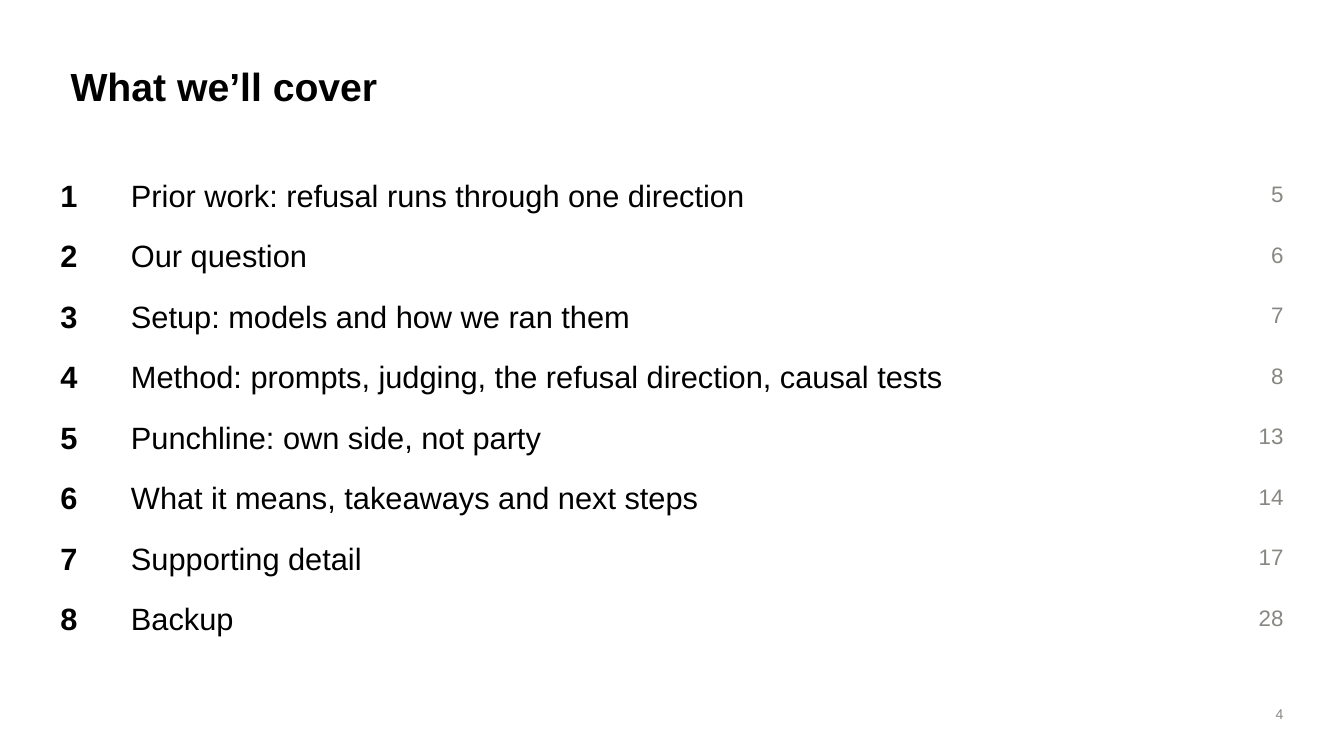
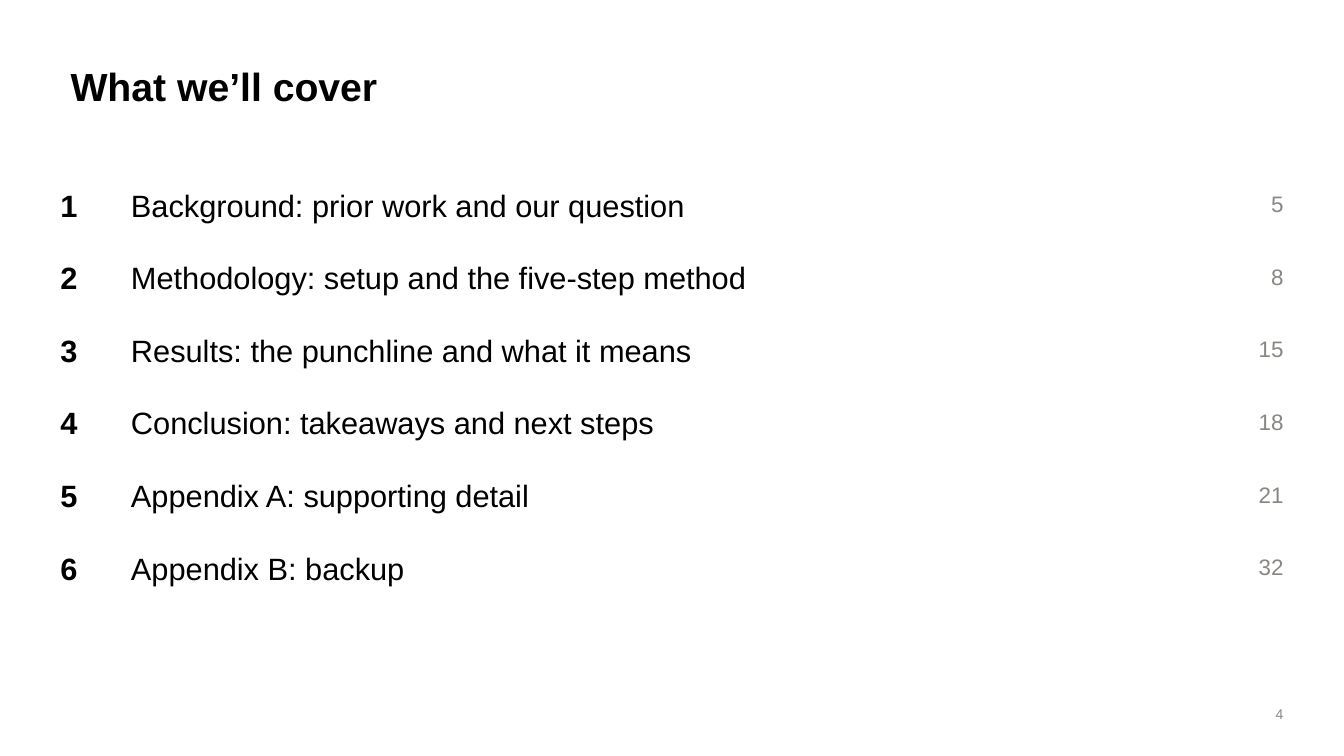
Before and after one commit to brow4623/ai-safety-democracy, a slide deck: slide 4 of slides/refusal-geometry-slides.pptx. Drawn at 1344x756 pixels with LibreOffice and Linux fonts; fonts in the diff are those of the drawing. Boxes give left, top, right and bottom in pixels: in the first picture for what was removed or moved away, otherwise in the second. Text is boxed around its words. In the diff, an @@ line names an element or a change of style, - is before the commit and + after.

```diff
--- a/slides/refusal-geometry-slides.pptx
+++ b/slides/refusal-geometry-slides.pptx
@@ text "1": place and size @@
-text "1" at [60,185,77,207]
+text "1" at [60,195,77,217]
@@ text at [131,194,684,222]: text changed @@
-Prior work: refusal runs through one direction
+Background: prior work and our question
@@ text "5": place and size @@
-text "5" at [1271,186,1283,202]
+text "5" at [1271,196,1283,212]
@@ text "2": place and size @@
-text "2" at [60,245,77,267]
+text "2" at [60,267,77,289]
@@ text at [131,266,746,295]: text changed @@
-Our question
+Methodology: setup and the five-step method
@@ text "8": place and size @@
-text "8" at [1271,368,1283,384]
+text "8" at [1271,269,1283,285]
@@ text removed at [1271,247,1283,263] @@
-6
@@ text "3": place and size @@
-text "3" at [60,306,77,329]
+text "3" at [60,340,77,363]
@@ text at [131,339,691,368]: text changed @@
-Setup: models and how we ran them
+Results: the punchline and what it means
@@ text at [1259,341,1284,357]: text changed @@
-7
+15
@@ text removed at [131,365,942,394] @@
-Method: prompts, judging, the refusal direction, causal tests
@@ text "4": place and size @@
-text "4" at [60,366,77,388]
+text "4" at [60,412,77,434]
@@ text at [131,411,654,440]: text changed @@
-What it means, takeaways and next steps
+Conclusion: takeaways and next steps
@@ text added at [1259,414,1284,430], 16 pt, text #898781 @@
+18
@@ text removed at [131,426,541,454] @@
-Punchline: own side, not party
@@ text "5": place and size @@
-text "5" at [60,427,77,450]
+text "5" at [60,485,77,508]
@@ text at [131,484,528,513]: text changed @@
-Supporting detail
+Appendix A: supporting detail
@@ text at [1259,487,1284,503]: text changed @@
-13
+21
@@ text "6": place and size @@
-text "6" at [60,487,77,510]
+text "6" at [60,558,77,581]
@@ text removed at [60,548,77,570] @@
-7
@@ text at [131,557,404,585]: text changed @@
-Backup
+Appendix B: backup
@@ text at [1259,559,1284,575]: text changed @@
-14
+32
@@ text removed at [1259,549,1284,565] @@
-17
@@ text removed at [60,608,77,631] @@
-8
@@ text removed at [1259,610,1284,626] @@
-28
```
Also in this commit, not shown: 5 other slides changed, 8 slides added, 1 slide removed, 4 other files.
